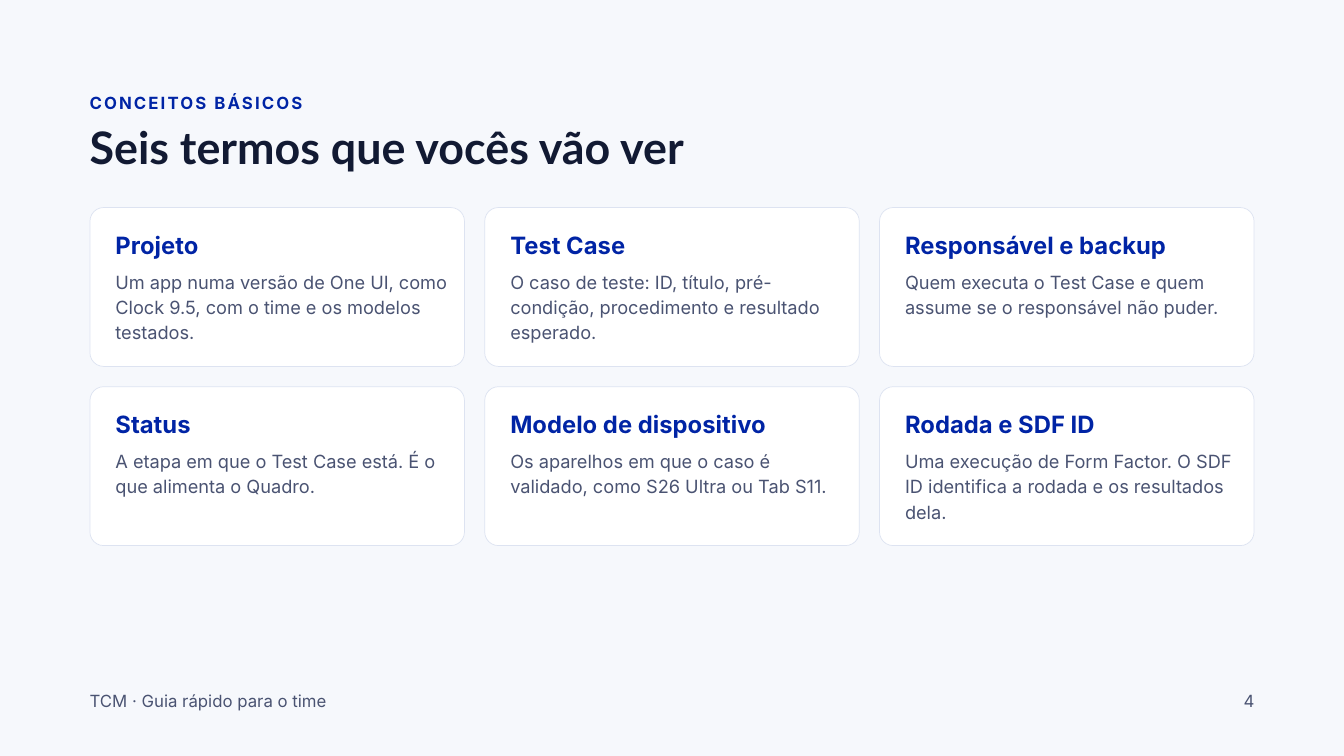
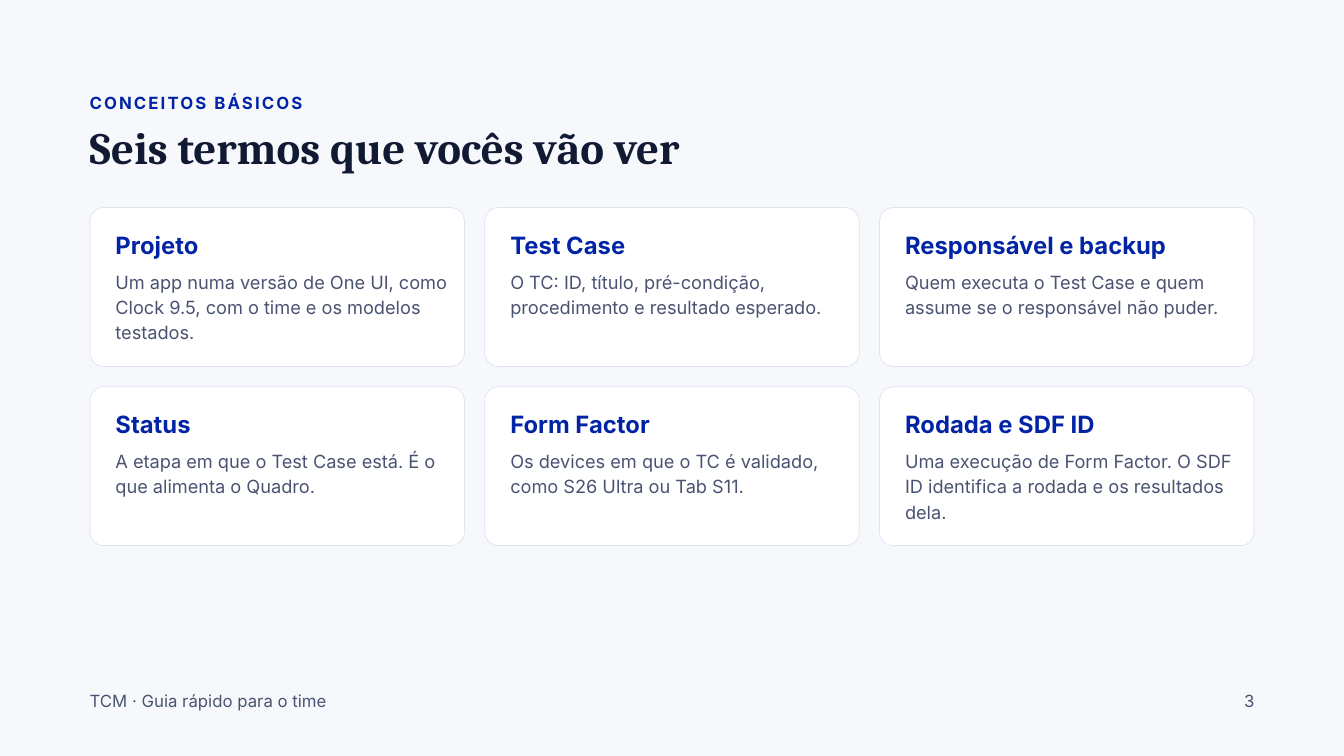
Before and after one commit to acarolinelais/tcm, a slide deck: slide 3 of docs/apresentacoes/tcm-guia-do-time.pptx (slide 4 before the commit). Drawn at 1344x756 pixels with LibreOffice and Linux fonts; fonts in the diff are those of the drawing. Boxes give left, top, right and bottom in pixels: in the first picture for what was removed or moved away, otherwise in the second. Text is boxed around its words. In the diff, an @@ line names an element or a change of style, - is before the commit and + after.

```diff
--- a/docs/apresentacoes/tcm-guia-do-time.pptx
+++ b/docs/apresentacoes/tcm-guia-do-time.pptx
@@ title "Seis termos que vocês vão ..." at [90, 132, 679, 174]: font Lato to Cambria @@
@@ text at [510, 275, 821, 318]: text changed @@
-O caso de teste: ID, título, pré-condição, procedimento e resultado esperado.
+O TC: ID, título, pré-condição, procedimento e resultado esperado.
@@ text at [510, 415, 649, 434]: text changed @@
-Modelo de dispositivo
+Form Factor
@@ text at [510, 454, 819, 493]: text changed @@
-Os aparelhos em que o caso é validado, como S26 Ultra ou Tab S11.
+Os devices em que o TC é validado, como S26 Ultra ou Tab S11.
@@ text at [1244, 694, 1254, 707]: text changed @@
-4
+3
```
Also in this commit, not shown: 10 other slides changed.
